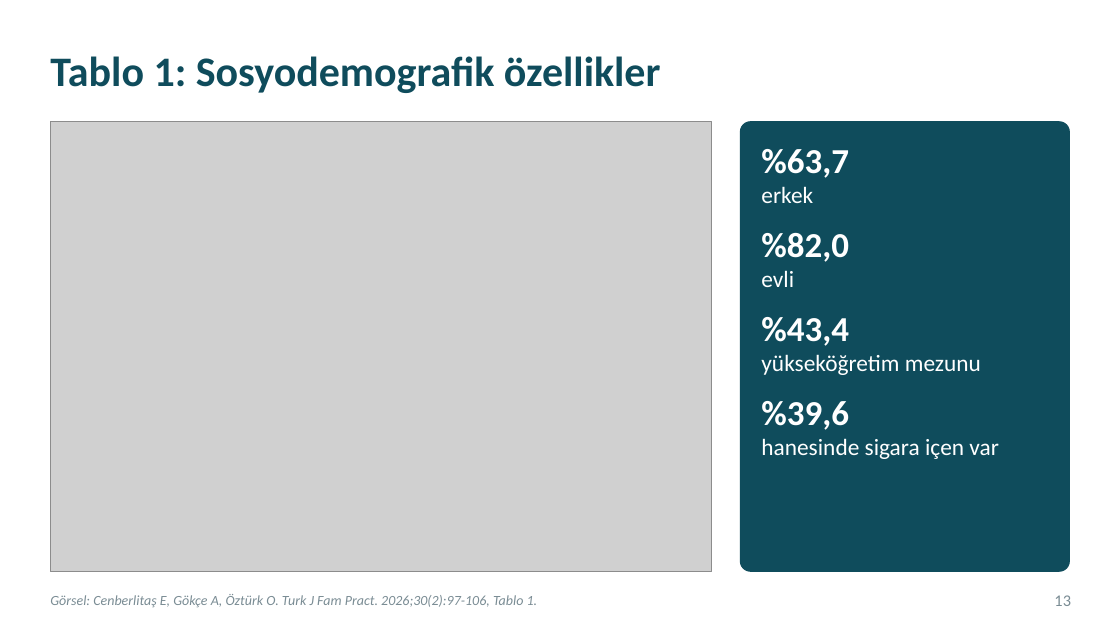
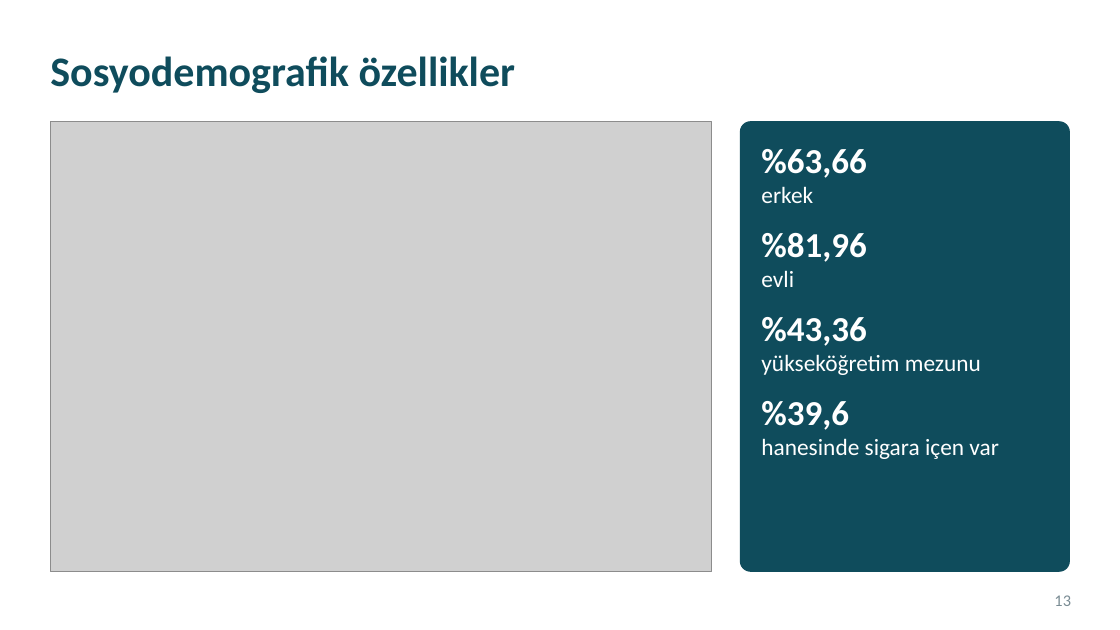
Before and after one commit to kiranahmet/Claude, a slide deck: slide 13 of Sunumlar/Makale_Sunumu_Sigara_Birakma.pptx. Drawn at 1120x630 pixels with LibreOffice and Linux fonts; fonts in the diff are those of the drawing; grey boxes stand for pictures. Boxes give left, top, right and bottom in pixels: in the first picture for what was removed or moved away, otherwise in the second. Text is boxed around its words. In the diff, an @@ line names an element or a change of style, - is before the commit and + after.

```diff
--- a/Sunumlar/Makale_Sunumu_Sigara_Birakma.pptx
+++ b/Sunumlar/Makale_Sunumu_Sigara_Birakma.pptx
@@ title at box(50, 56, 516, 93): text changed @@
-Tablo 1: Sosyodemografik özellikler
+Sosyodemografik özellikler
@@ text at box(761, 149, 866, 178): text changed @@
-%63,7
+%63,66
@@ text at box(761, 233, 866, 262): text changed @@
-%82,0
+%81,96
@@ text at box(761, 317, 866, 346): text changed @@
-%43,4
+%43,36
@@ text removed at box(50, 594, 538, 607) @@
-Görsel: Cenberlitaş E, Gökçe A, Öztürk O. Turk J Fam Pract. 2026;30(2):97-106, Tablo 1.
```
Also in this commit, not shown: 23 other slides changed, 1 slide added, 1 slide removed, 2 other files.
